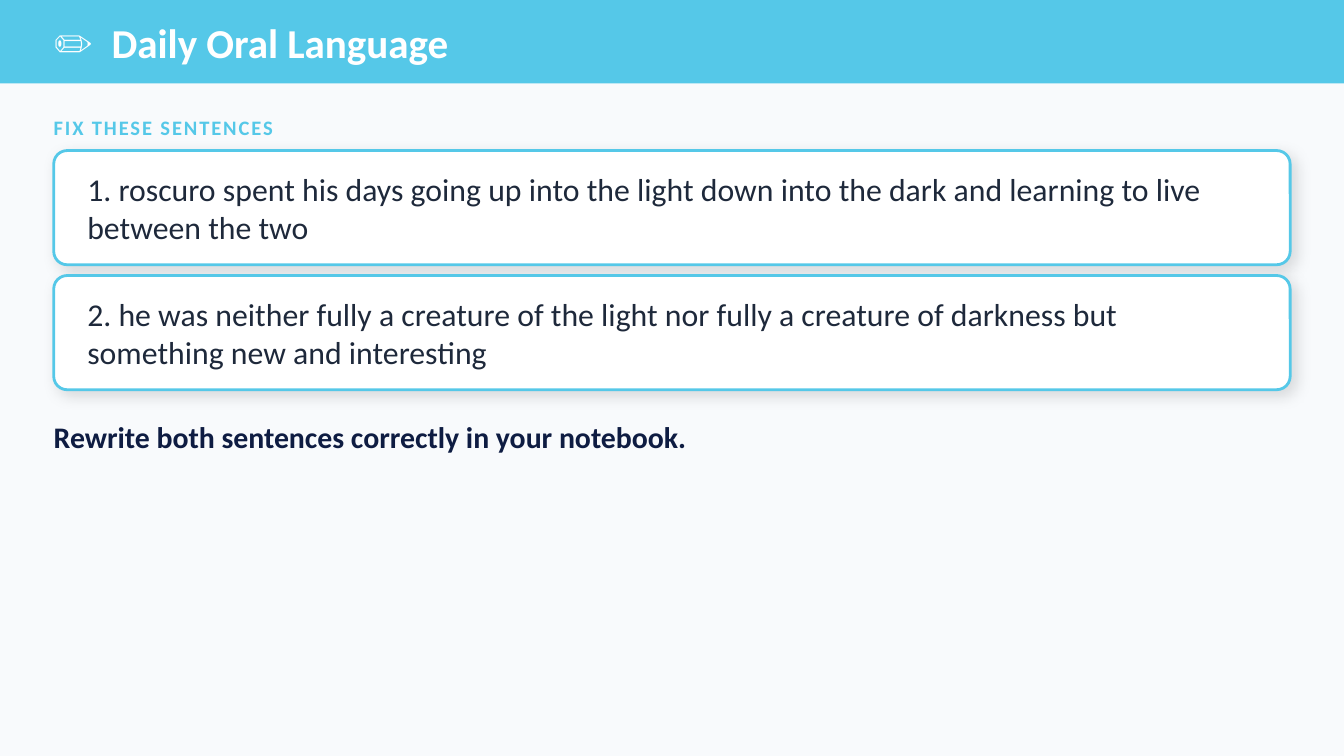
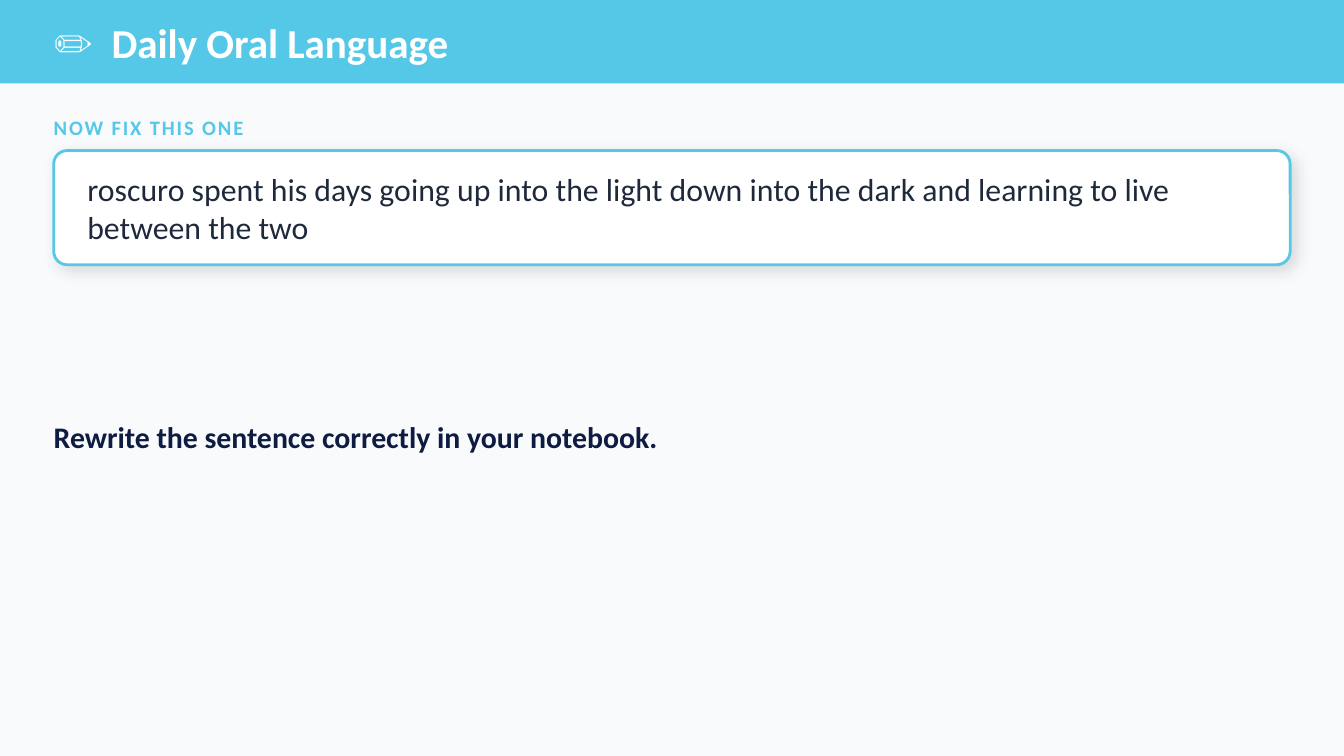
Before and after one commit to optimaondemand/optima-3rd-ela, a slide deck: slide 8 of Planning docs/Slides/lesson-14-2-teacher-slides.pptx (slide 7 before the commit). Drawn at 1344x756 pixels with LibreOffice and Linux fonts; fonts in the diff are those of the drawing. Boxes give left, top, right and bottom in pixels: in the first picture for what was removed or moved away, otherwise in the second. Text is boxed around its words. In the diff, an @@ line names an element or a change of style, - is before the commit and + after.

```diff
--- a/Planning docs/Slides/lesson-14-2-teacher-slides.pptx
+++ b/Planning docs/Slides/lesson-14-2-teacher-slides.pptx
@@ text at (54, 121, 243, 135): text changed @@
-FIX THESE SENTENCES
+NOW FIX THIS ONE
@@ text at (87, 179, 1169, 240): text changed @@
-1. roscuro spent his days going up into the light down into the dark and learning to live between the two
+roscuro spent his days going up into the light down into the dark and learning to live between the two
@@ rounded rectangle removed at (54, 276, 1290, 390) @@
@@ text removed at (87, 304, 1117, 370) @@
-2. he was neither fully a creature of the light nor fully a creature of darkness but something new and interesting
@@ text at (54, 427, 657, 453): text changed @@
-Rewrite both sentences correctly in your notebook.
+Rewrite the sentence correctly in your notebook.
```
Also in this commit, not shown: 4 other slides changed, 6 slides added, 3 slides removed, 42 other files.
